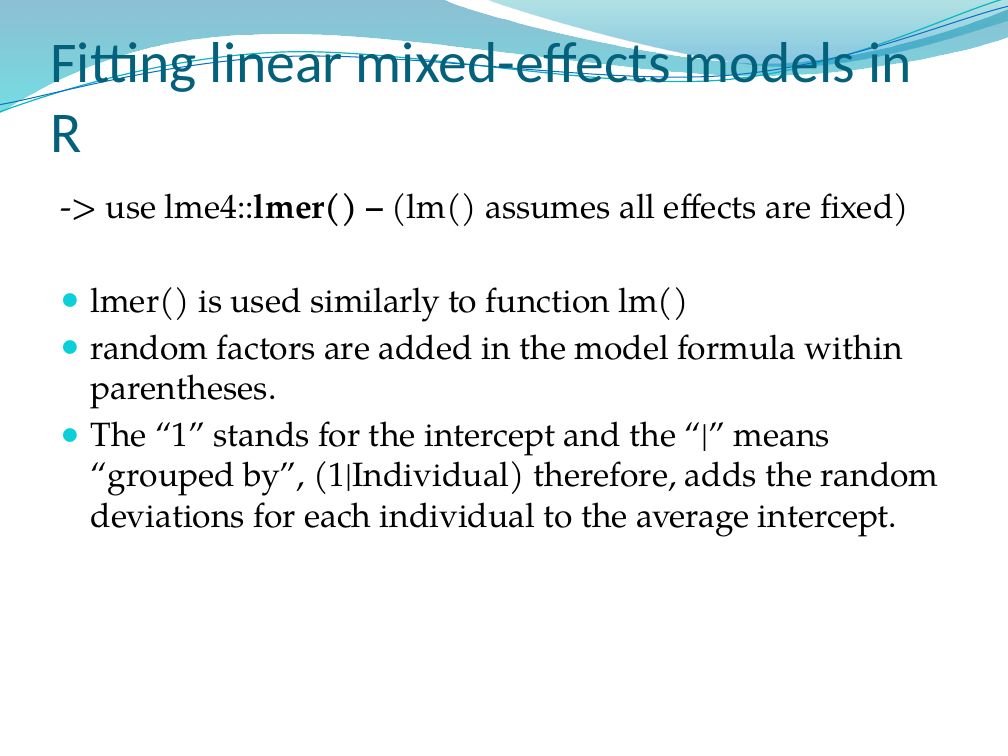
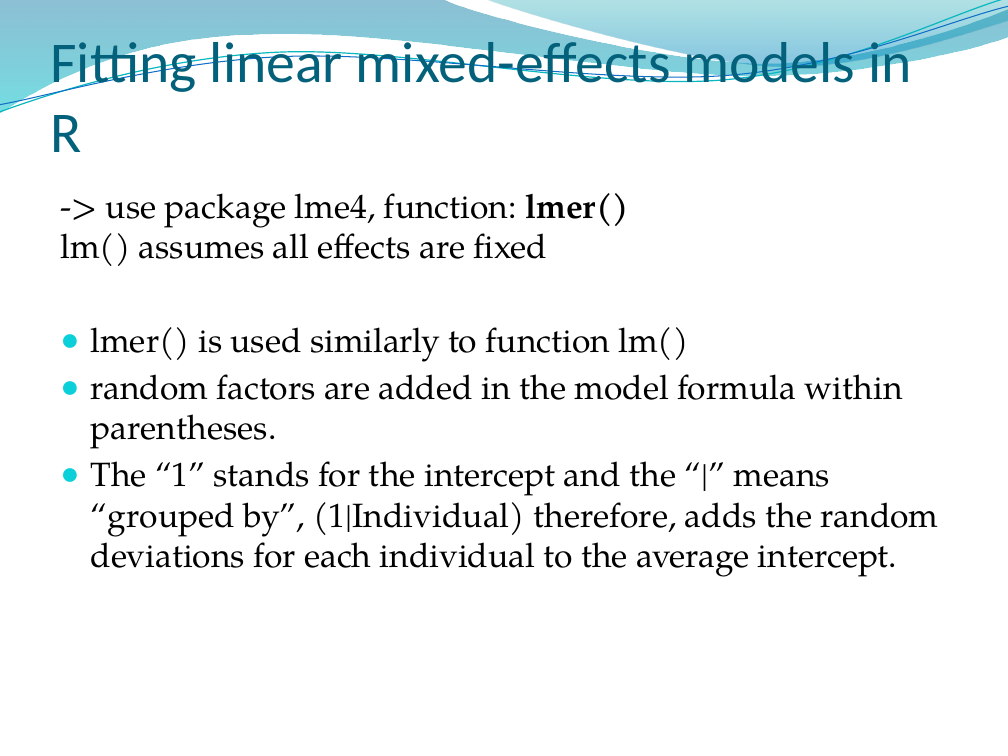
Before and after one commit to ricschuster/R_Workshop_Vienna_2018_02, a slide deck: slide 14 of ppts/Topic 7 Linear mixed-effects models (random effects).pptx (slide 15 before the commit). Drawn at 1008x756 pixels with LibreOffice and Linux fonts; fonts in the diff are those of the drawing; background and template pictures are left out. Boxes give left, top, right and bottom in pixels: in the first picture for what was removed or moved away, otherwise in the second. Text is boxed around its words. In the diff, an @@ line names an element or a change of style, - is before the commit and + after.

```diff
--- a/ppts/Topic 7 Linear mixed-effects models (random effects).pptx
+++ b/ppts/Topic 7 Linear mixed-effects models (random effects).pptx
@@ text at [60,193,629,266]: text changed @@
--> use lme4::lmer() – (lm() assumes all effects are fixed)
+-> use package lme4, function: lmer()
+lm() assumes all effects are fixed
```
Also in this commit, not shown: 4 other slides changed, 3 slides added, 3 slides removed, 1 other file.
